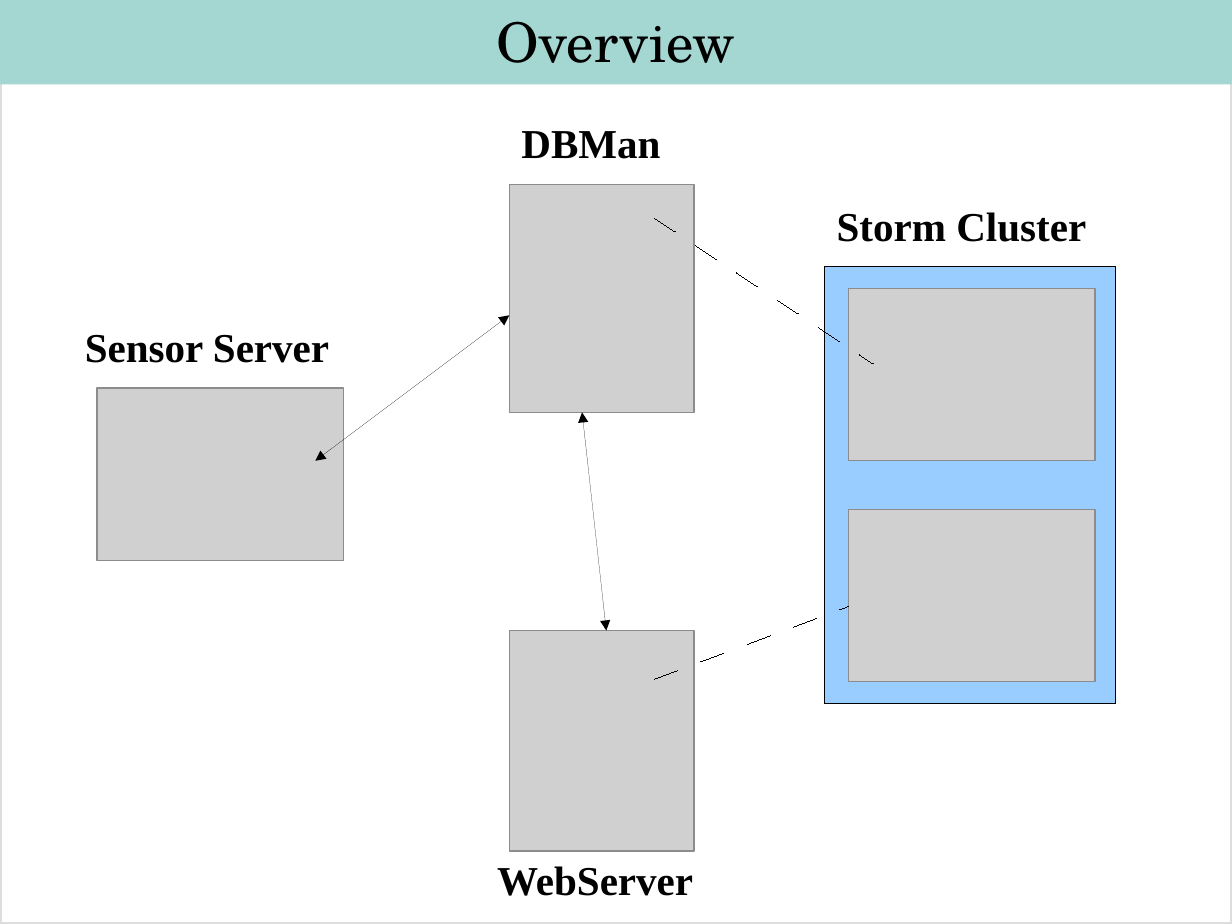
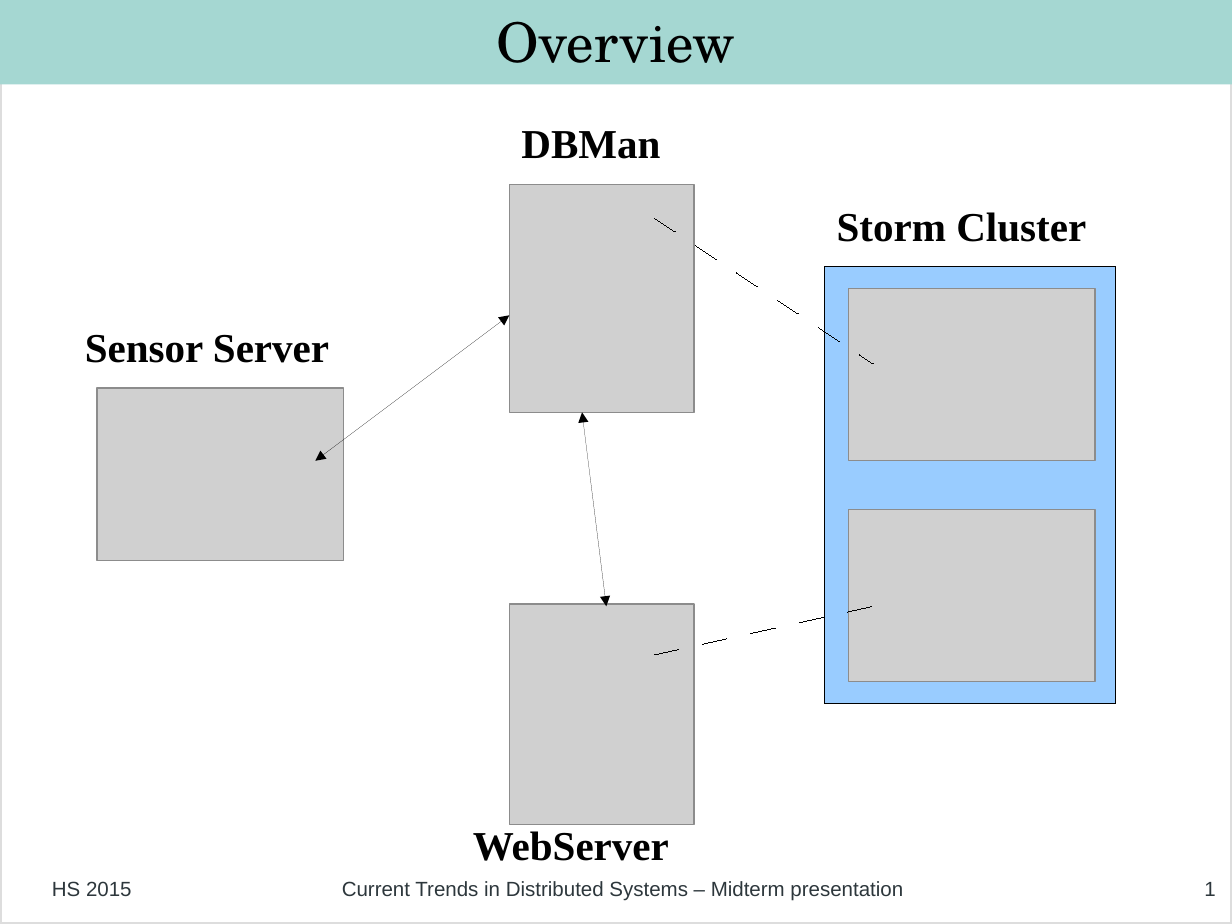
Before and after one commit to philipp-oldenburg/ctds-storm, a slide deck: slide 1 of Project-Weather-Station/FinalPresentation/Final Presentation - Philipp.odp (slide 2 before the commit). Drawn at 1232x924 pixels with LibreOffice and Linux fonts; fonts in the diff are those of the drawing; grey boxes stand for pictures. Boxes give left, top, right and bottom in pixels: in the first picture for what was removed or moved away, otherwise in the second. Text is boxed around its words. In the diff, an @@ line names an element or a change of style, - is before the commit and + after.

```diff
--- a/Project-Weather-Station/FinalPresentation/Final Presentation - Philipp.odp
+++ b/Project-Weather-Station/FinalPresentation/Final Presentation - Philipp.odp
@@ double arrow moved from (606, 631) - (582, 413) to (606, 606) - (582, 413) @@
@@ picture moved from (x1=509, y1=631, x2=694, y2=851) to (x1=509, y1=604, x2=694, y2=824) @@
@@ line moved from (654, 679) - (849, 606) to (654, 654) - (873, 606) @@
@@ text "WebServer" moved from (x1=497, y1=866, x2=693, y2=896) to (x1=473, y1=831, x2=669, y2=861) @@
@@ text added at (x1=52, y1=881, x2=132, y2=897), 12 pt, text #2D373C @@
+HS 2015
@@ text added at (x1=342, y1=881, x2=903, y2=901), 12 pt, text #2D373C @@
+Current Trends in Distributed Systems – Midterm presentation
@@ page number added at (x1=1204, y1=882, x2=1215, y2=896), 12 pt, text #2D373C @@
+1
```
Also in this commit, not shown: 2 other slides changed, 2 slides added, 2 slides removed, 2 other files.
